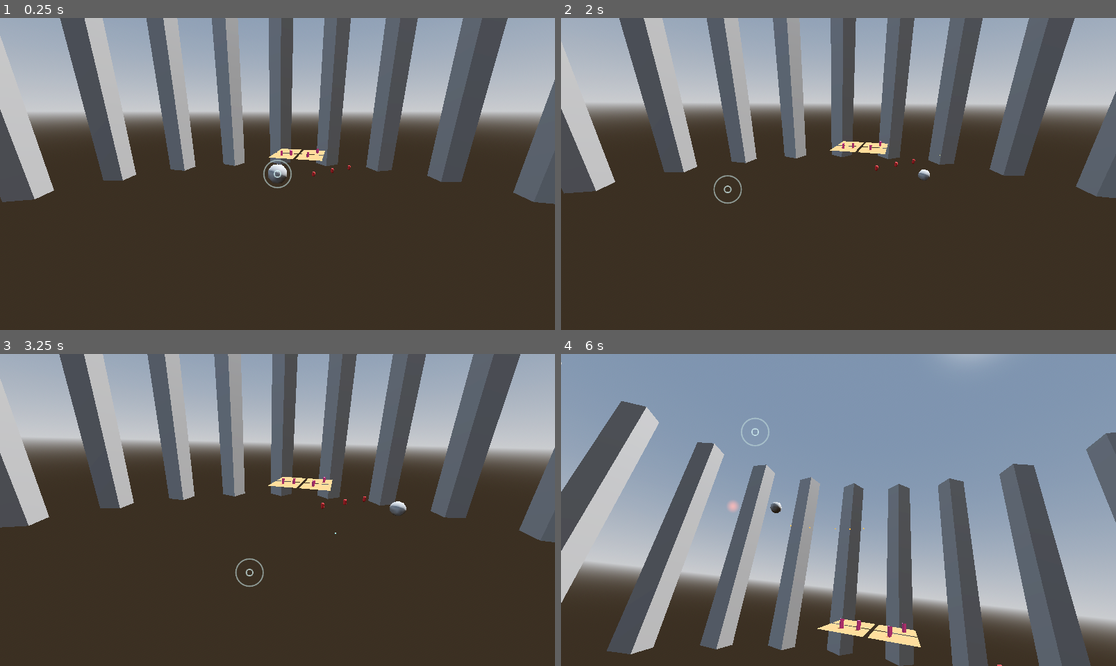
Above: before the commit, frames 1-4 (two rows, left to right).
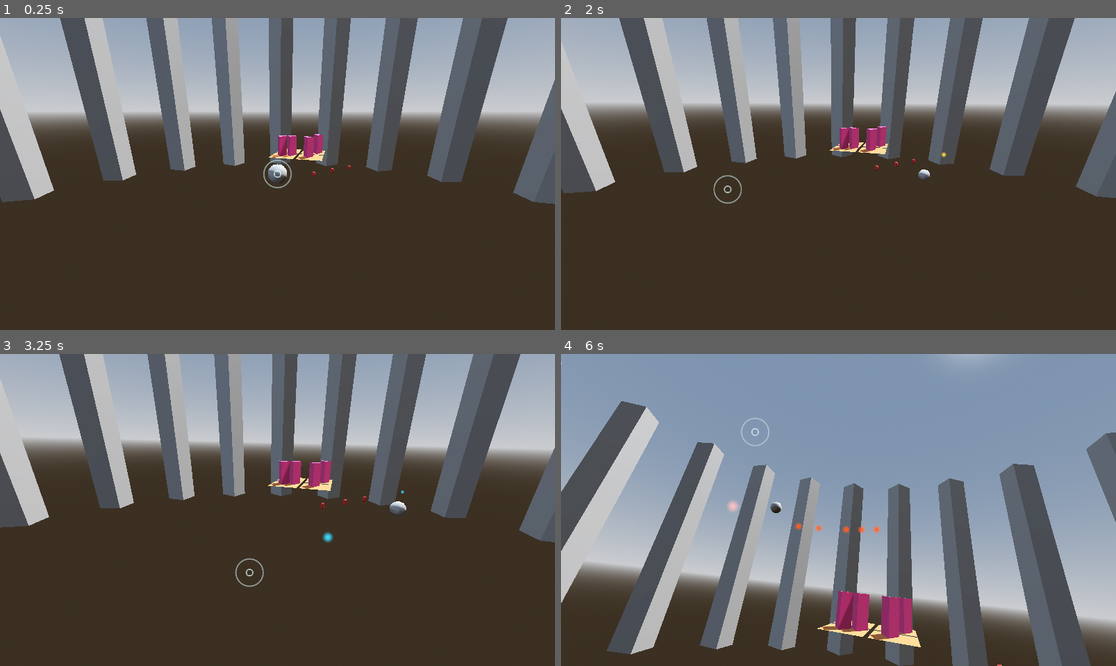
Above: after the commit, the same moments.

Repository: Cammymoop/ictgamejam-winter-2026
Game: Godot game, scene res://main_game_scene.tscn
Same seed, same stepped clock (60 frames per second), same inputs: the game is played once before the commit and once after it.
Inputs (mouse positions are in pixels of both pictures, inside the frame that each line leads up to):
- Up to frame 1 (0.25 s): no input
- Up to frame 2 (2 s): tap Enter at 0.5 s; move the mouse to (960, 158) at 0.52 s; press the mouse at (960, 158) at 0.53 s; hold D (move_right) 0.53-1.28 s; move the mouse to (727, 189) at 1.27 s; release the mouse at (727, 189) at 1.28 s; hold S (move_down) from 1.28 s (still down); tap 1 (weapon_1) at 1.35 s
- Up to frame 3 (3.25 s): move the mouse to (333, 441) at 2.02 s; release S (move_down) at 2.03 s; hold D (move_right) 2.03-2.78 s; hold 2 (weapon_2) 2.03-2.78 s; move the mouse to (249, 572) at 2.77 s; hold W (move_up) from 2.78 s (still down); tap 3 (weapon_3) at 2.85 s; click (249, 572) at 2.92 s
- Up to frame 4 (6 s): move the mouse to (1005, 556) at 3.52 s; release W (move_up) at 3.53 s; press the mouse at (1005, 556) at 3.53 s; hold A (move_left) 3.53-5.03 s; move the mouse to (672, 463) at 4.27 s; release the mouse at (672, 463) at 4.28 s; tap 1 (weapon_1) at 4.35 s; move the mouse to (866, 510) at 5.02 s; hold S (move_down) 5.03-5.78 s; hold 2 (weapon_2) 5.03-5.78 s; click (866, 510) at 5.17 s; move the mouse to (755, 432) at 5.77 s; hold D (move_right) from 5.78 s (still down); tap 3 (weapon_3) at 5.85 s

The runs differ from the first frame. In frame 1, 0.4% of the frame differs, in the area x 48-59%, y 37-46%; in frame 2, 0.5%; in frame 3, 0.6%; in frame 4, 1.5%, in the area x 41-64%, y 54-92%.

Commit message:
bigger enemies and projectiles, show impacts

Diff:
--- /dev/null
+++ b/assets/effects/impact_sphere.tscn
@@ -0,0 +1,25 @@
+[gd_scene format=3 uid="uid://dnrfvrxncgadk"]
+
+[sub_resource type="StandardMaterial3D" id="StandardMaterial3D_wysl4"]
+albedo_color = Color(0, 0, 0, 1)
+emission_enabled = true
+emission = Color(1, 1, 1, 1)
+
+[sub_resource type="SphereMesh" id="SphereMesh_4p5ra"]
+radius = 0.75
+height = 1.5
+radial_segments = 12
+rings = 12
+
+[node name="ImpactSphere" type="Node3D" unique_id=896519696]
+
+[node name="MeshInstance3D" type="MeshInstance3D" parent="." unique_id=2120926932]
+material_override = SubResource("StandardMaterial3D_wysl4")
+mesh = SubResource("SphereMesh_4p5ra")
+
+[node name="AutoDespawn" type="Timer" parent="." unique_id=1248328965]
+wait_time = 0.7
+one_shot = true
+autostart = true
+
+[connection signal="timeout" from="AutoDespawn" to="." method="queue_free"]
--- a/assets/enemies/test_enemy.tscn
+++ b/assets/enemies/test_enemy.tscn
@@ -3,19 +3,19 @@
 [ext_resource type="Script" uid="uid://cc34hukncrwip" path="res://assets/test_enemy.gd" id="1_2yjhm"]
 
 [sub_resource type="PrismMesh" id="PrismMesh_qsxe3"]
-size = Vector3(1, 1, 2)
+size = Vector3(4, 4, 8)
 
 [sub_resource type="StandardMaterial3D" id="StandardMaterial3D_6o7wi"]
 albedo_color = Color(0.840419, 0.28326923, 0.5273993, 1)
 
-[sub_resource type="ConvexPolygonShape3D" id="ConvexPolygonShape3D_2yjhm"]
-points = PackedVector3Array(0.5, -0.5, 1, 0, 0.5, 1, -0.5, -0.5, 1, 0.5, -0.5, -1, 0, 0.5, -1, -0.5, -0.5, -1)
+[sub_resource type="ConcavePolygonShape3D" id="ConcavePolygonShape3D_2yjhm"]
+data = PackedVector3Array(0, 2, 4, 2, -2, 4, -2, -2, 4, 0, 2, -4, -2, -2, -4, 2, -2, -4, 0, 2, 4, 0, 2, -4, 2, -2, 4, 0, 2, -4, 2, -2, -4, 2, -2, 4, 0, 2, -4, 0, 2, 4, -2, -2, -4, 0, 2, 4, -2, -2, 4, -2, -2, -4, -2, -2, 4, 2, -2, 4, -2, -2, -4, 2, -2, 4, 2, -2, -4, -2, -2, -4)
 
 [node name="Enemy" type="Node3D" unique_id=1300767209]
 script = ExtResource("1_2yjhm")
 
 [node name="MeshInstance3D" type="MeshInstance3D" parent="." unique_id=873037277]
-transform = Transform3D(1, 0, 0, 0, -4.371139e-08, -1, 0, 1, -4.371139e-08, 0, 1, 4.371139e-08)
+transform = Transform3D(1, 0, 0, 0, -4.371139e-08, -1, 0, 1, -4.371139e-08, 0, 4, 4.371139e-08)
 mesh = SubResource("PrismMesh_qsxe3")
 surface_material_override/0 = SubResource("StandardMaterial3D_6o7wi")
 
@@ -23,6 +23,6 @@
 collision_layer = 4
 collision_mask = 5
 
-[node name="CollisionShape3D" type="CollisionShape3D" parent="AnimatableBody3D" unique_id=1776029246]
-transform = Transform3D(1, 0, 0, 0, -4.371139e-08, -1, 0, 1, -4.371139e-08, 0, 1, 4.371139e-08)
-shape = SubResource("ConvexPolygonShape3D_2yjhm")
+[node name="CollisionShape3D" type="CollisionShape3D" parent="AnimatableBody3D" unique_id=996633677]
+transform = Transform3D(1, 0, 0, 0, -4.371139e-08, -1, 0, 1, -4.371139e-08, 0, 4, 4.371139e-08)
+shape = SubResource("ConcavePolygonShape3D_2yjhm")
--- a/assets/enemies/test_projectile.tscn
+++ b/assets/enemies/test_projectile.tscn
@@ -1,23 +1,15 @@
 [gd_scene format=3 uid="uid://i70vqocbrk20"]
 
 [ext_resource type="Script" uid="uid://dk7bkethynyqk" path="res://assets/enemies/test_enemy_projectile.gd" id="1_0vro4"]
+[ext_resource type="Texture2D" uid="uid://bxjret3dr74om" path="res://assets/textures/fuzzy_particle.tres" id="2_au8wq"]
 
 [sub_resource type="QuadMesh" id="QuadMesh_y4vra"]
-
-[sub_resource type="Gradient" id="Gradient_u78ab"]
-interpolation_mode = 2
-colors = PackedColorArray(0.8901961, 0.5882353, 0.5882353, 1, 0.8901961, 0.5882353, 0.5882353, 0)
-
-[sub_resource type="GradientTexture2D" id="GradientTexture2D_depm0"]
-gradient = SubResource("Gradient_u78ab")
-fill = 1
-fill_from = Vector2(0.5, 0.5)
-fill_to = Vector2(0.988, 0.5)
 
 [sub_resource type="StandardMaterial3D" id="StandardMaterial3D_lsq1i"]
 transparency = 1
 shading_mode = 0
-albedo_texture = SubResource("GradientTexture2D_depm0")
+albedo_color = Color(0.94967717, 0.6407887, 0.642508, 1)
+albedo_texture = ExtResource("2_au8wq")
 billboard_mode = 1
 
 [node name="TestProjectile" type="Node3D" unique_id=2119413000]
--- /dev/null
+++ b/assets/textures/fuzzy_particle.tres
@@ -0,0 +1,11 @@
+[gd_resource type="GradientTexture2D" format=3 uid="uid://bxjret3dr74om"]
+
+[sub_resource type="Gradient" id="Gradient_u78ab"]
+interpolation_mode = 2
+colors = PackedColorArray(1, 1, 1, 1, 1, 1, 1, 0)
+
+[resource]
+gradient = SubResource("Gradient_u78ab")
+fill = 1
+fill_from = Vector2(0.5, 0.5)
+fill_to = Vector2(0.988, 0.5)
--- a/player/projectile.gd
+++ b/player/projectile.gd
@@ -1,51 +1,48 @@
 extends RigidBody3D
 class_name Projectile
 
-var damage: float = 10.0
-var lifetime: float = 5.0
-var speed: float = 30.0
+var impact_scn: PackedScene = preload("res://assets/effects/impact_sphere.tscn")
 
-@onready var particles: GPUParticles3D = $GPUParticles3D
+@export var damage: float = 10.0
+@export var speed: float = 30.0
+@export var lifetime: float = 5.0
+
 @onready var mesh: MeshInstance3D = $MeshInstance3D
 
 func _ready() -> void:
-	# Start lifetime timer
-	var timer := get_tree().create_timer(lifetime)
-	timer.timeout.connect(_on_lifetime_expired)
+    # Start lifetime timer
+    var timer := get_tree().create_timer(lifetime)
+    timer.timeout.connect(_on_lifetime_expired)
 
-	# Connect body entered signal
-	body_entered.connect(_on_body_entered)
+    # Connect body entered signal
+    body_entered.connect(_on_body_entered)
 
 func set_direction(direction: Vector3) -> void:
-	linear_velocity = direction * speed
+    linear_velocity = direction * speed
 
 func _on_body_entered(body: Node) -> void:
-	print("projectile hit body: %s" % body.get_path())
-	if Util.check_coll_layer(body, "Player"):
-		return  # Don't hit the player who fired
+    print("projectile hit body: %s" % body.get_path())
+    if Util.check_coll_layer(body, "Player"):
+        return  # Don't hit the player who fired
 
-	if body.has_method("take_damage"):
-		body.take_damage(damage)
+    if body.has_method("take_damage"):
+        body.take_damage(damage)
+    show_imact()
 
-	_destroy()
+    _destroy()
 
 func _on_lifetime_expired() -> void:
-	_destroy()
+    _destroy()
+
+func show_imact() -> void:
+    var impact := impact_scn.instantiate()
+    get_parent().add_child(impact)
+    impact.global_position = global_position
 
 func _destroy() -> void:
-	# Could spawn hit particles here
-	queue_free()
+    queue_free()
 
 func set_color(color: Color) -> void:
-	if mesh and mesh.mesh:
-		var mat := StandardMaterial3D.new()
-		mat.albedo_color = color
-		mat.emission_enabled = true
-		mat.emission = color
-		mat.emission_energy_multiplier = 2.0
-		mesh.material_override = mat
-
-	if particles and particles.process_material:
-		var mat: ParticleProcessMaterial = particles.process_material.duplicate()
-		mat.color = color
-		particles.process_material = mat
+    if mesh and mesh.mesh:
+        var mat := mesh.material_override
+        mat.albedo_color = color
--- a/player/projectile.tscn
+++ b/player/projectile.tscn
@@ -1,15 +1,19 @@
 [gd_scene format=3 uid="uid://b11035icliyy"]
 
 [ext_resource type="Script" uid="uid://dcmmrywk0ofdd" path="res://player/projectile.gd" id="1_projectile"]
+[ext_resource type="Texture2D" uid="uid://bxjret3dr74om" path="res://assets/textures/fuzzy_particle.tres" id="2_islhu"]
 
-[sub_resource type="SphereMesh" id="SphereMesh_1"]
-radius = 0.1
-height = 0.2
-radial_segments = 8
-rings = 4
+[sub_resource type="StandardMaterial3D" id="StandardMaterial3D_gjidt"]
+transparency = 1
+shading_mode = 0
+albedo_texture = ExtResource("2_islhu")
+billboard_mode = 1
+
+[sub_resource type="QuadMesh" id="QuadMesh_q5b1o"]
+size = Vector2(1.6, 1.6)
 
 [sub_resource type="SphereShape3D" id="SphereShape3D_1"]
-radius = 0.1
+radius = 0.5691054
 
 [sub_resource type="ParticleProcessMaterial" id="ParticleProcessMaterial_1"]
 emission_shape = 1
@@ -30,9 +34,11 @@
 contact_monitor = true
 max_contacts_reported = 1
 script = ExtResource("1_projectile")
+speed = 38.0
 
 [node name="MeshInstance3D" type="MeshInstance3D" parent="." unique_id=1042464119]
-mesh = SubResource("SphereMesh_1")
+material_override = SubResource("StandardMaterial3D_gjidt")
+mesh = SubResource("QuadMesh_q5b1o")
 
 [node name="CollisionShape3D" type="CollisionShape3D" parent="." unique_id=1101082834]
 shape = SubResource("SphereShape3D_1")
